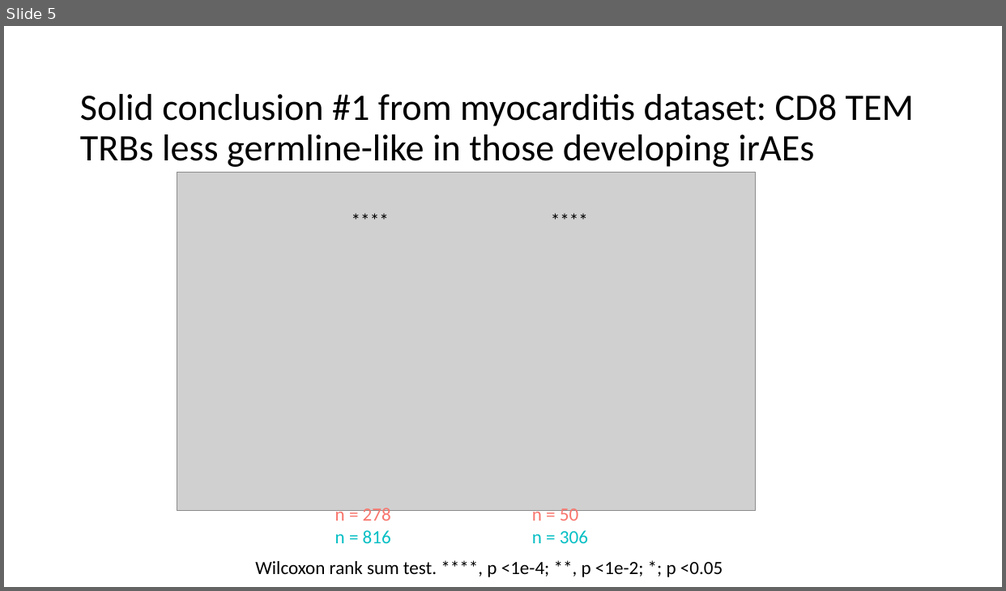
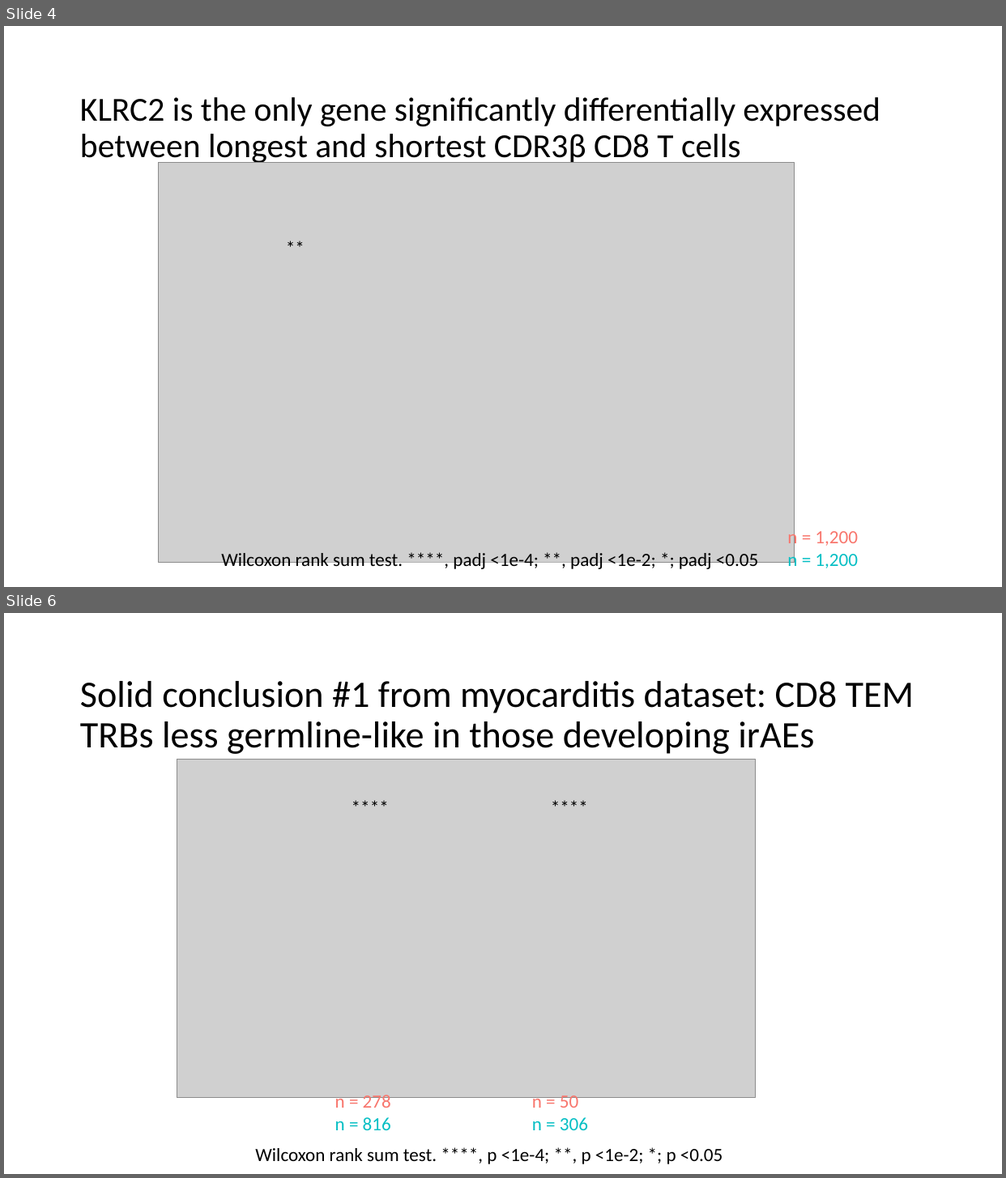
Before and after one commit to tybottorff/bottorffdocs, a slide deck: linsley_postdoc/presentations/weekly_meetings/12_7_23.pptx. Shown one above the other, each under a label of ours: slide 5 before the commit, slides 4 and 6 after it; the slides between them are not shown. The pictures are 1006x591 and 1006x1178 pixels, drawn with LibreOffice and Linux fonts; fonts in the diff are those of the drawing; grey boxes stand for pictures. Boxes give left, top, right and bottom in pixels: in the first picture for what was removed or moved away, otherwise in the second. Text is boxed around its words. In the diff, an @@ line names an element or a change of style, - is before the commit and + after.

```diff
--- a/linsley_postdoc/presentations/weekly_meetings/12_7_23.pptx
+++ b/linsley_postdoc/presentations/weekly_meetings/12_7_23.pptx
@@ slide 4 added at box(4, 26, 1002, 587), background #FFFFFF @@
@@ title added at box(80, 97, 880, 166), 32.4 pt, text #000000 @@
+KLRC2 is the only gene significantly differentially expressed between longest and shortest CDR3β CD8 T cells
@@ picture added at box(158, 162, 795, 562) @@
@@ text added at box(279, 233, 313, 263), 18 pt, text #000000 @@
+**
@@ text added at box(787, 528, 858, 572), 18 pt, text #F8766D @@
+n = 1,200
+n = 1,200
@@ text added at box(221, 553, 758, 572), 18 pt, text #000000 @@
+Wilcoxon rank sum test. ****, padj <1e-4; **, padj <1e-2; *; padj <0.05
@@ what was slide 5 is now slide 6 @@
```
Also in this commit, not shown: 2 slides changed, 1 other slide added, 1 slide removed.
